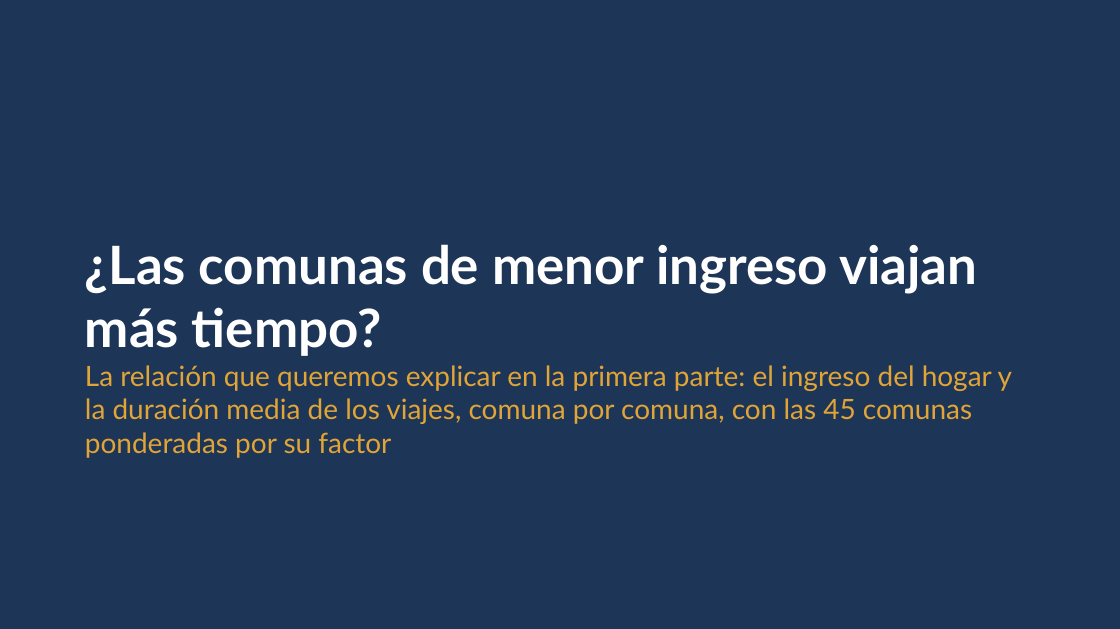
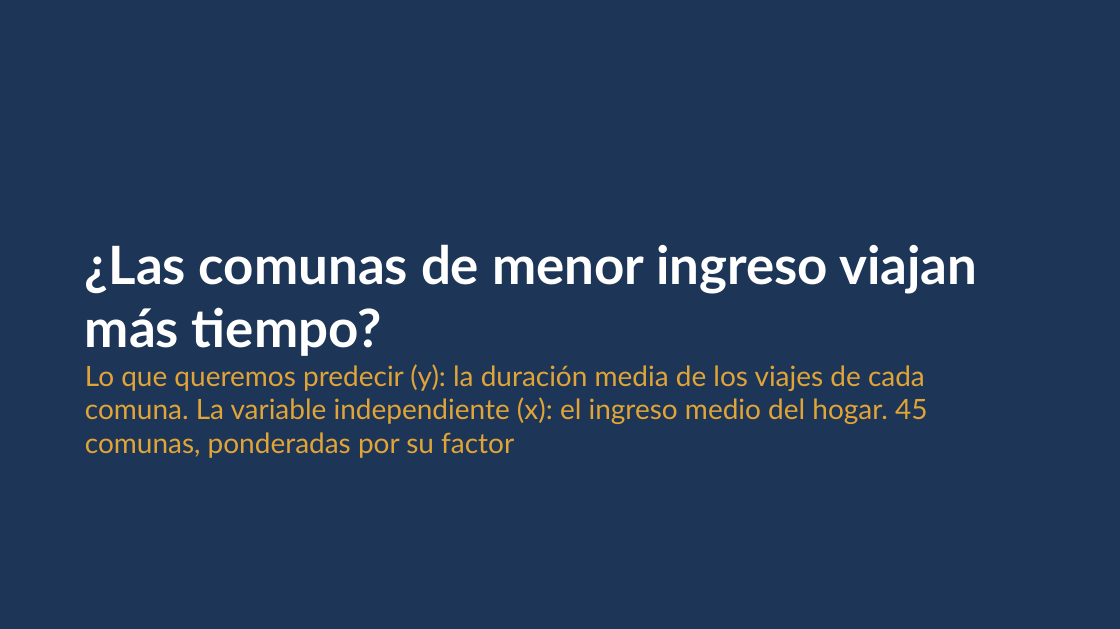
Before and after one commit to daniopitz/cienciadatos, a slide deck: slide 9 of presentaciones/clase04_regresion.pptx. Drawn at 1120x629 pixels with LibreOffice and Linux fonts; fonts in the diff are those of the drawing. Boxes give left, top, right and bottom in pixels: in the first picture for what was removed or moved away, otherwise in the second. Text is boxed around its words. In the diff, an @@ line names an element or a change of style, - is before the commit and + after.

```diff
--- a/presentaciones/clase04_regresion.pptx
+++ b/presentaciones/clase04_regresion.pptx
@@ text at [85, 364, 927, 458]: text changed @@
-La relación que queremos explicar en la primera parte: el ingreso del hogar y la duración media de los viajes, comuna por comuna, con las 45 comunas ponderadas por su factor
+Lo que queremos predecir (y): la duración media de los viajes de cada comuna. La variable independiente (x): el ingreso medio del hogar. 45 comunas, ponderadas por su factor
```
Also in this commit, not shown: 2 other slides changed, 2 other files.
